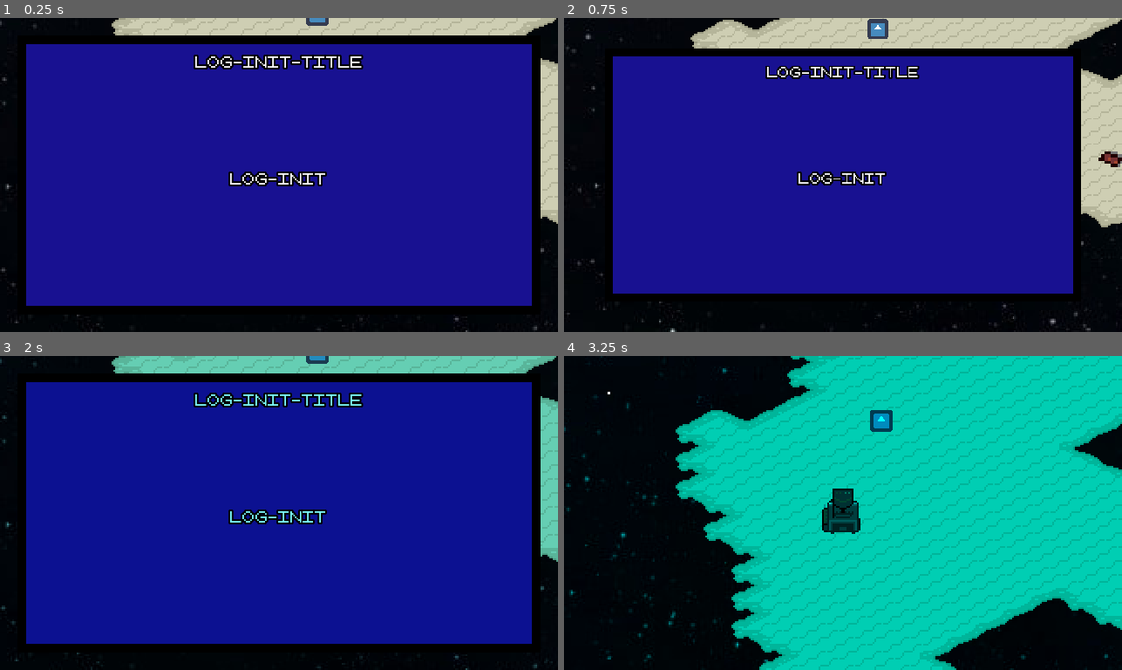
Above: before the commit, frames 1-4 (two rows, left to right).
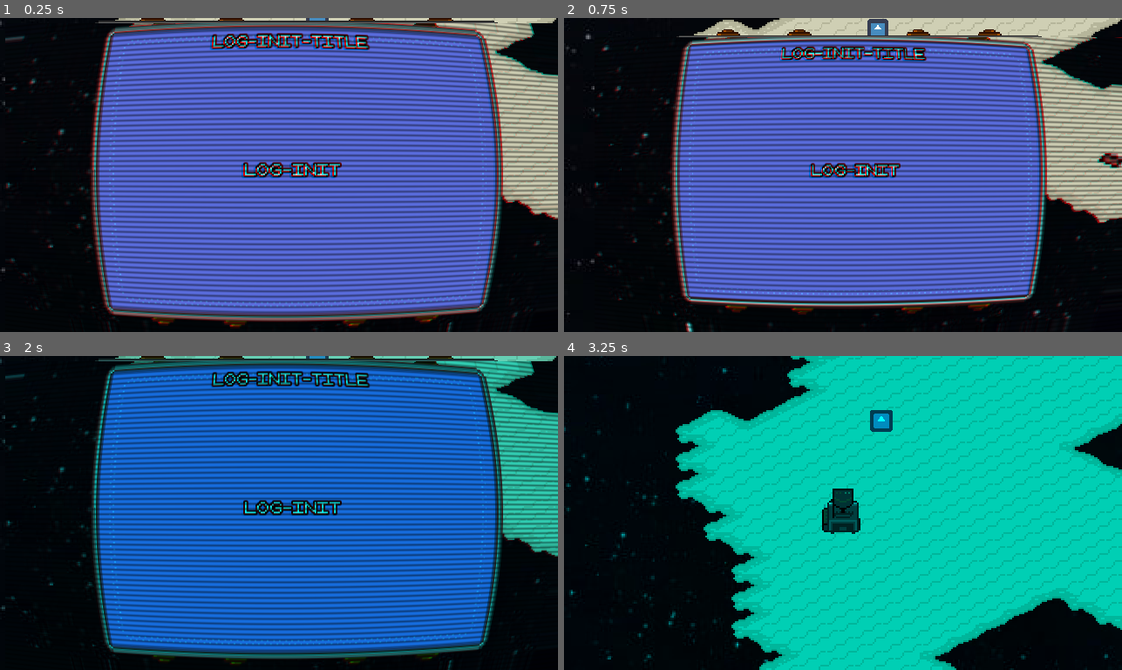
Above: after the commit, the same moments.

Repository: agustinoli/GodotWildJam49
Game: Godot game, scene res://Level/Level.tscn
Two runs of this game, one before a commit and one after it. Both use one fixed random seed, a clock stepped at 60 frames per second and the inputs below. This scene is started directly instead of the project's main scene. The engine's default icon, where the game draws it, is replaced by a stand-in: a white triangle on a blue panel in a dark square. Sound files missing from this copy of the repository are replaced by a short silence.
Inputs (mouse positions are in pixels of both pictures, inside the frame that each line leads up to):
- Up to frame 1 (0.25 s): no input
- Up to frame 2 (0.75 s): tap Enter (ui_accept) at 0.5 s; move the mouse to (965, 159) at 0.52 s; hold D (Right) from 0.53 s (still down); tap Mouse wheel up (zoom_in) at 0.6 s
- Up to frame 3 (2 s): tap Space (Jump) at 0.77, 1.52 s; move the mouse to (167, 528) at 1.27 s; release D (Right) at 1.28 s; hold S (Down) from 1.28 s (still down); tap Mouse wheel down (zoom_out) at 1.35 s
- Up to frame 4 (3.25 s): move the mouse to (898, 443) at 2.02 s; release S (Down) at 2.03 s; hold D (Right) 2.03-2.78 s; tap Backspace at 2.1 s; move the mouse to (815, 575) at 2.77 s; hold W (Up) from 2.78 s (still down); tap Keypad Enter at 2.85 s; tap Space (Jump) at 3.02 s

The runs differ from the first frame. In frame 1, 86% of the frame differs, in the area x 0-100%, y 0-100%; in frame 2, 73%; in frame 3, 86%; in frame 4, less than 0.1%.

Commit message:
Finished

Diff:
--- a/Log/Log.tscn
+++ b/Log/Log.tscn
@@ -1,50 +1,57 @@
-[gd_scene load_steps=2 format=2]
+[gd_scene load_steps=4 format=2]
 
 [ext_resource path="res://Log/Log.gd" type="Script" id=1]
+[ext_resource path="res://BlueScreen/BlueScreenMaterial.tres" type="Material" id=2]
+[ext_resource path="res://Assets/Images/BlueScreen/BlueScreen.png" type="Texture" id=3]
 
 [node name="Log" type="Area2D"]
 script = ExtResource( 1 )
 
-[node name="Black" type="ColorRect" parent="."]
-margin_right = 40.0
-margin_bottom = 40.0
-rect_min_size = Vector2( 300, 160 )
-color = Color( 0, 0, 0, 1 )
+[node name="Screen" type="TextureRect" parent="."]
+margin_top = -12.0
+margin_right = 320.0
+margin_bottom = 168.0
+texture = ExtResource( 3 )
+expand = true
+stretch_mode = 6
 
-[node name="Blue" type="ColorRect" parent="Black"]
-margin_left = 5.0
+[node name="VBoxContainer" type="VBoxContainer" parent="Screen"]
+margin_left = 48.0
 margin_top = 5.0
-margin_right = 295.0
-margin_bottom = 95.0
-rect_min_size = Vector2( 290, 150 )
-color = Color( 0.0980392, 0.0705882, 0.572549, 1 )
+margin_right = 267.0
+margin_bottom = 170.0
 
-[node name="VBoxContainer" type="VBoxContainer" parent="Black/Blue"]
-margin_right = 40.0
-margin_bottom = 40.0
-
-[node name="Title" type="Label" parent="Black/Blue/VBoxContainer"]
-margin_right = 290.0
+[node name="Title" type="Label" parent="Screen/VBoxContainer"]
+margin_right = 219.0
 margin_bottom = 20.0
 rect_min_size = Vector2( 0, 20 )
 text = "Title"
 align = 1
 valign = 1
 
-[node name="Message" type="Label" parent="Black/Blue/VBoxContainer"]
+[node name="Message" type="Label" parent="Screen/VBoxContainer"]
 margin_top = 24.0
-margin_right = 290.0
-margin_bottom = 129.0
-rect_min_size = Vector2( 290, 105 )
+margin_right = 219.0
+margin_bottom = 143.0
+rect_min_size = Vector2( 219, 119 )
 text = "I'm a log"
 align = 1
 valign = 1
 autowrap = true
 
-[node name="Exit" type="Label" parent="Black/Blue/VBoxContainer"]
-margin_top = 133.0
-margin_right = 290.0
-margin_bottom = 151.0
+[node name="Exit" type="Label" parent="Screen/VBoxContainer"]
+margin_top = 147.0
+margin_right = 219.0
+margin_bottom = 165.0
 rect_min_size = Vector2( 0, 15 )
+text = "Exit"
 align = 1
 valign = 1
+
+[node name="CRT" type="ColorRect" parent="."]
+material = ExtResource( 2 )
+margin_left = -7.0
+margin_top = -7.0
+margin_right = 326.0
+margin_bottom = 189.0
+color = Color( 1, 1, 1, 0 )
--- a/project.godot
+++ b/project.godot
@@ -232,6 +232,7 @@
 
 [rendering]
 
+quality/driver/driver_name="GLES2"
 vram_compression/import_etc=true
 vram_compression/import_etc2=false
 environment/default_environment="res://default_env.tres"
Not shown, changed: addons/GameTemplate/Localization/Localization.csv
